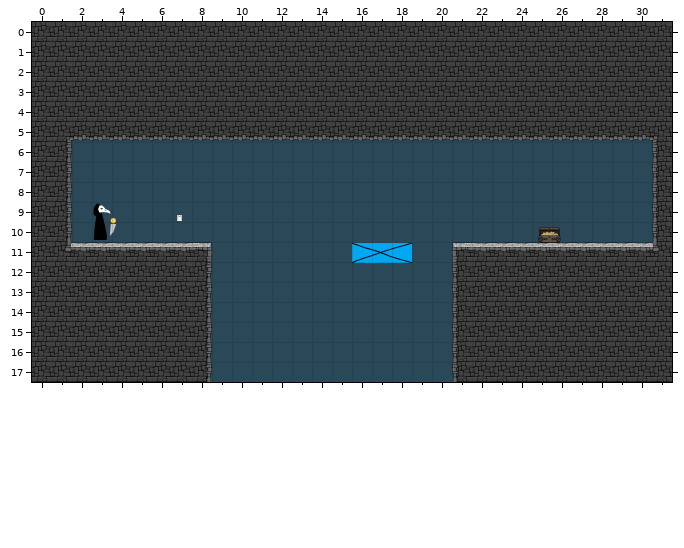
Tiled map (JSON): Physics/Physics/assets/level7.tmj. Above is the file before it was changed.
Cells are 300x300 px. Shown: x 0..31, y 0..17.
The result:
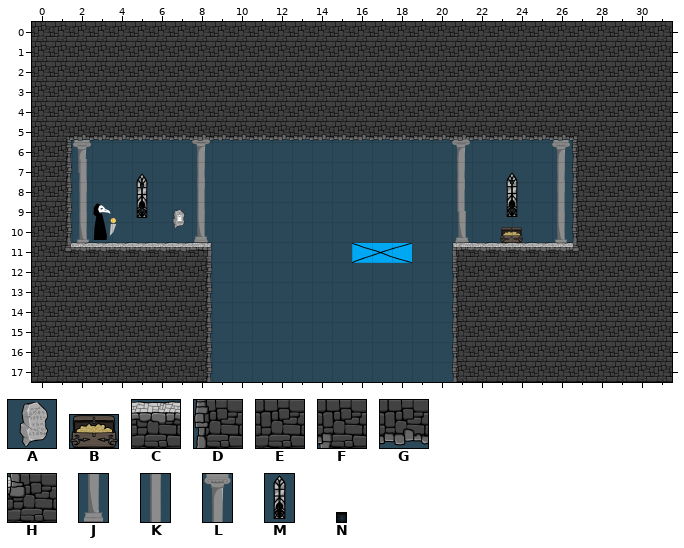
Key: from "GameObjects": A 3 "tablet", B 4 "goaldoor"; from "PlatformTiles": C 14, D 25, E 26, F 33, G 38, H 45; from "backgroundAssets": J 1 "colB", K 2 "colM", L 3 "colT", M 4 "window", N 10 "light".
_ is an empty cell.
Objects are placed by their top-left corner, in cells (3,4 is the top-left corner of cell 3,4); size is 1x1 cell unless given.
Difference:
Layer "Background":
added: L "colT" at 7.9,5.7 size 1x1.7
added: L "colT" at 21,5.8 size 1x1.7
added: L "colT" at 2,5.9 size 1x1.7
added: L "colT" at 25.9,5.9 size 1x1.7
added: K "colM" at 7.9,6.7 size 1x1.7
added: K "colM" at 21,6.7 size 1x1.7
added: K "colM" at 2,6.9 size 1x1.7
added: K "colM" at 26,6.9 size 1x1.7
added: K "colM" at 7.9,7.8 size 1x1.7
added: K "colM" at 21,7.8 size 1x1.7
added: K "colM" at 2,8 size 1x1.7
added: K "colM" at 26,8 size 1x1.7
added: M "window" at 23.4,7.4 size 1.3x2.5
added: M "window" at 4.9,7.5 size 1.3x2.5
added: A "tablet" at 6.8,9.4
added: J "colB" at 8,9.4 size 1x1.7
added: J "colB" at 21,9.4 size 1x1.7
added: J "colB" at 2,9.6 size 1x1.7
added: J "colB" at 26,9.6 size 1x1.7
Layer "Tile Layer 1":
y 5: x 27..31 GGGGF -> FEEEE
y 6..10: x 27..31 ____D -> DEEEE
y 11: x 27..31 CCCCH -> HEEEE
Layer "Entities":
changed: B "goaldoor" at 25.3,10.3 size 1.2x0.8 -> B "goaldoor" at 23.4,10.2 size 1.2x0.8
Layer "Action Entities":
added: N "light" at 23.9,7.9 size 0.2x0.2
added: N "light" at 5.4,8.1 size 0.2x0.2
added: N "light" at 23.9,9.3 size 0.2x0.2
added: N "light" at 5.4,9.3 size 0.2x0.2
Boxes around the changes in both pictures, in picture pixels (x1, y1, x2, y2):
changed: (538, 134, 660, 252)
added: (192, 139, 210, 243)
added: (452, 139, 470, 243)
added: (73, 140, 91, 243)
added: (506, 172, 518, 217)
added: (136, 173, 148, 218)
added: (172, 209, 185, 229)
new place: (500, 227, 523, 243)
